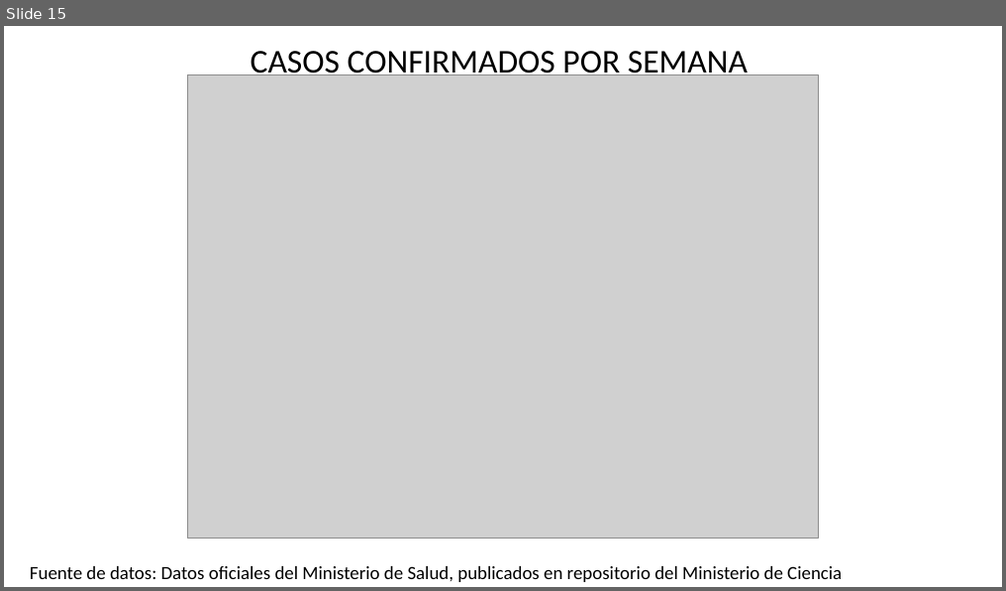
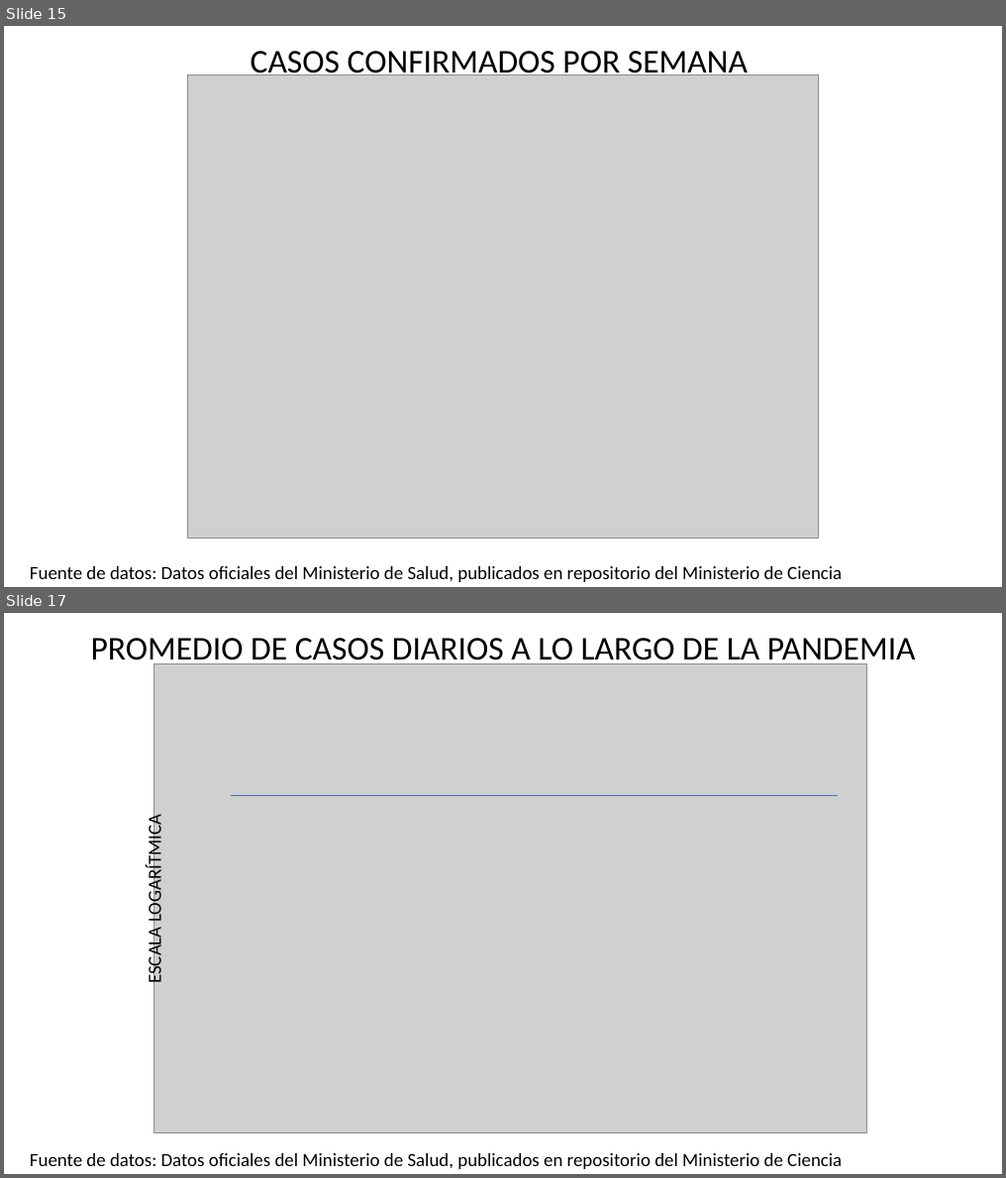
Before and after one commit to dataCovid19CL/capsulasSemanales, a slide deck: DATOS COVID Chile 2022 06 11.pptx. Shown one above the other, each under a label of ours: slide 15 before the commit, slides 15 and 17 after it; the slides between them are not shown. The pictures are 1006x591 and 1006x1178 pixels, drawn with LibreOffice and Linux fonts; fonts in the diff are those of the drawing; grey boxes stand for pictures. Boxes give left, top, right and bottom in pixels: in the first picture for what was removed or moved away, otherwise in the second. Text is boxed around its words. In the diff, an @@ line names an element or a change of style, - is before the commit and + after.

```diff
--- a/DATOS COVID Chile 2022 06 11.pptx
+++ b/DATOS COVID Chile 2022 06 11.pptx
@@ slide 17 added at (4,613,1002,1174), background #FFFFFF; not listed: 1 template element that a slide beside it also shows @@
@@ text added at (91,638,916,668), 32 pt, text #000000 @@
+PROMEDIO DE CASOS DIARIOS A LO LARGO DE LA PANDEMIA
@@ picture added at (153,663,867,1133) @@
@@ line added from (231, 796) to (838, 796), #4472C4 0.5 pt @@
@@ text added at (144,825,166,983), 18 pt, text #000000 @@
+ESCALA LOGARÍTMICA
```
Also in this commit, not shown: 1 other slide added.
